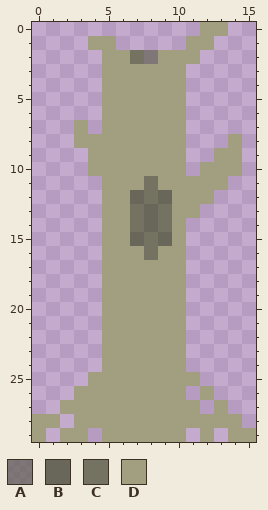
Pixel-art file: tiles_src/desert/tree01.aseprite. Above is the file before it was changed.
16x32 pixels, 1 frame. Colours within 5 levels of each other are drawn and written as one. The old version is drawn lined up with the new one, on the new canvas.
Palette (. is transparent): A #626156b7  B #68675a  C #747362  D #a19f7f
Pixels before, first column x 0:
 0 ............DD..
 1 ....DD.....DD...
 2 .....DDCADDD....
 3 .....DDDDDD.....
 4 .....DDDDDD.....
 5 .....DDDDDD.....
 6 .....DDDDDD.....
 7 ...D.DDDDDD.....
 8 ...DDDDDDDD...D.
 9 ....DDDDDDD..DD.
10 ....DDDDDDD.DDD.
11 .....DDDCDDDDD..
12 .....DDBCBDDD...
13 .....DDCBCDD....
14 .....DDCBCD.....
15 .....DDBCBD.....
16 .....DDDCDD.....
17 .....DDDDDD.....
18 .....DDDDDD.....
19 .....DDDDDD.....
20 .....DDDDDD.....
21 .....DDDDDD.....
22 .....DDDDDD.....
23 .....DDDDDD.....
24 .....DDDDDD.....
25 ....DDDDDDDD....
26 ...DDDDDDDD.D...
27 ..DDDDDDDDDD.D..
28 DD.DDDDDDDDDDDD.
29 D.DD.DDDDDD.D.DD
And afterwards:
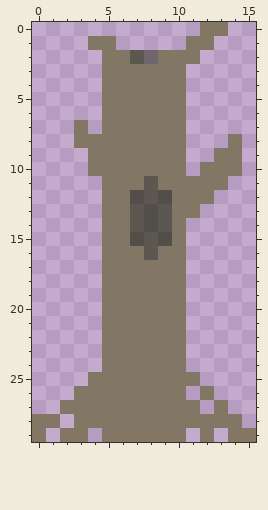
From old to new:
canvas 16x32 -> 16x30, the old top-left corner now at 0,-2 (the part of the old canvas that was cut away was empty and is not shown)
colour A: #626156b7 -> #4e4a46b7
colour B: #68675a -> #524e49
colour C: #747362 -> #5c5750
colour D: #a19f7f -> #827665
Pixel boxes of the changes (left, top, right, bottom) in both pictures:
changed: (32, 22, 256, 442)
